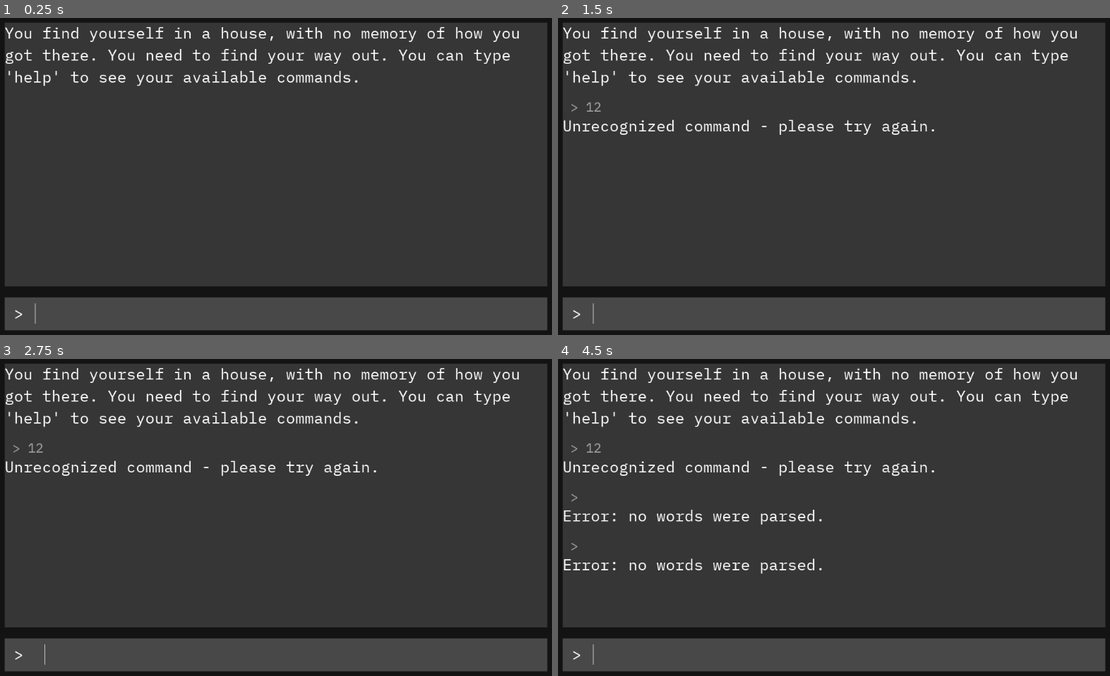
Above: before the commit, frames 1-4 (two rows, left to right).
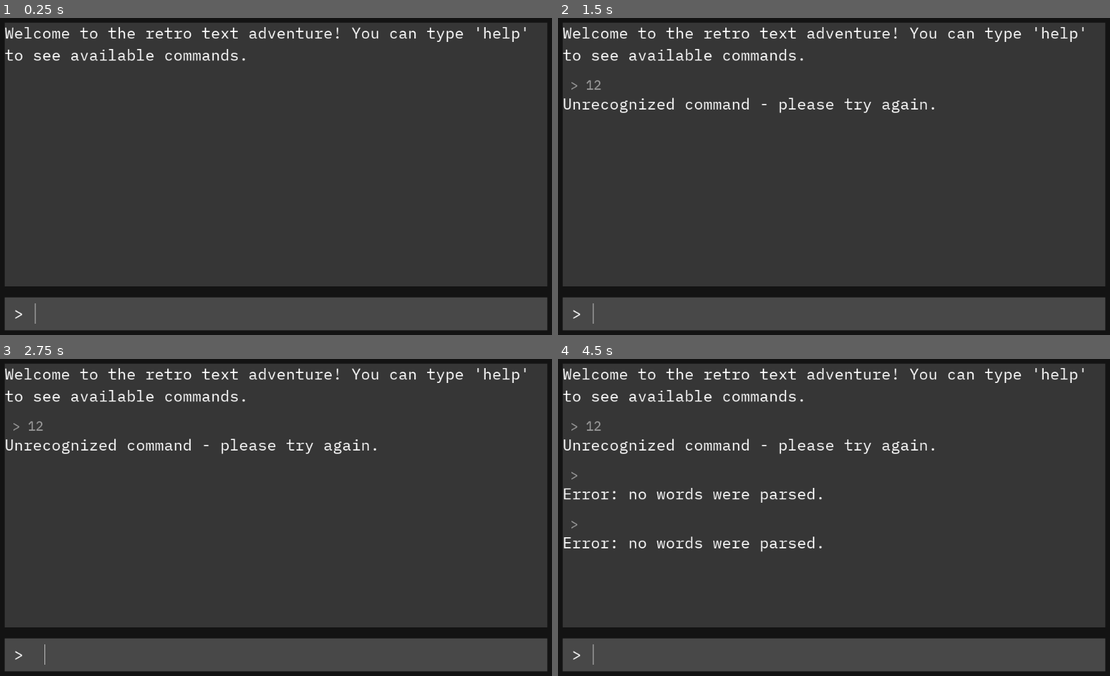
Above: after the commit, the same moments.

Repository: josephmbustamante/godot-text-adventure-tutorial
Game: Godot game, scene res://Game.tscn
Same seed, same stepped clock (60 frames per second), same inputs: the game is played once before the commit and once after it.
Inputs (mouse positions are in pixels of both pictures, inside the frame that each line leads up to):
- Up to frame 1 (0.25 s): no input
- Up to frame 2 (1.5 s): click (850, 312) at 0.52 s; type "12" at 0.6 s; tap Enter at 1.25 s
- Up to frame 3 (2.75 s): tap Space at 2 s
- Up to frame 4 (4.5 s): tap Enter at 2.75, 4.25 s; tap Space at 3.5 s

The runs differ from the first frame. In frame 1, 3.0% of the frame differs, in the area x 0-96%, y 2-22%; in frame 2, 4.6%; in frame 3, 4.6%; in frame 4, 6.6%, in the area x 0-96%, y 2-68%.
Error after the commit: Parse Error: The class "Room" shadows a native class. (res://Room.gd:2)

Commit message:
Add rooms and exits to move between (part #7 and #8)

Diff:
--- a/CommandProcessor.gd
+++ b/CommandProcessor.gd
@@ -1,4 +1,11 @@
 extends Node
+
+
+var current_room = null
+
+
+func initialize(starting_room) -> String:
+	return change_room(starting_room)
 
 
 func process_command(input: String) -> String:
@@ -24,8 +31,22 @@
 	if second_word == "":
 		return "Go where?"
 
-	return "You go %s" % second_word
+	if current_room.exits.keys().has(second_word):
+		var change_response = change_room(current_room.exits[second_word])
+		return PoolStringArray(["You go %s." % second_word, change_response]).join("\n")
+	else:
+		return "This room has no exit in that direction!"
 
 
 func help() -> String:
 	return "You can use these commands: go [location], help"
+
+
+func change_room(new_room: Room) -> String:
+	current_room = new_room
+	var exit_string = PoolStringArray(new_room.exits.keys()).join(" ")
+	var strings = PoolStringArray([
+		"You are now in: " + new_room.room_name + ". It is " + new_room.room_description,
+		"Exits: " + exit_string
+	]).join("\n")
+	return strings
--- a/Game.gd
+++ b/Game.gd
@@ -12,14 +12,17 @@
 onready var history_rows = $Background/MarginContainer/Rows/GameInfo/Scroll/HistoryRows
 onready var scroll = $Background/MarginContainer/Rows/GameInfo/Scroll
 onready var scrollbar = scroll.get_v_scrollbar()
+onready var room_manager = $RoomManager
 
 
 func _ready() -> void:
 	scrollbar.connect("changed", self, "handle_scrollbar_changed")
 	max_scroll_length = scrollbar.max_value
-	var starting_message = Response.instance()
-	starting_message.text = "You find yourself in a house, with no memory of how you got there. You need to find your way out. You can type 'help' to see your available commands."
-	add_response_to_game(starting_message)
+
+	create_response("Welcome to the retro text adventure! You can type 'help' to see available commands.")
+
+	var starting_room_response = command_processor.initialize(room_manager.get_child(0))
+	create_response(starting_room_response)
 
 
 func handle_scrollbar_changed():
@@ -38,6 +41,12 @@
 	add_response_to_game(input_response)
 
 
+func create_response(response_text: String):
+	var response = Response.instance()
+	response.text = response_text
+	add_response_to_game(response)
+
+
 func add_response_to_game(response: Control):
 	history_rows.add_child(response)
 	delete_history_beyond_limit()
--- a/Game.tscn
+++ b/Game.tscn
@@ -1,9 +1,11 @@
-[gd_scene load_steps=10 format=2]
+[gd_scene load_steps=12 format=2]
 
 [ext_resource path="res://Input.gd" type="Script" id=1]
 [ext_resource path="res://fonts/plex_mono_28.tres" type="DynamicFont" id=2]
 [ext_resource path="res://Game.gd" type="Script" id=3]
 [ext_resource path="res://CommandProcessor.gd" type="Script" id=4]
+[ext_resource path="res://Room.tscn" type="PackedScene" id=5]
+[ext_resource path="res://RoomManager.gd" type="Script" id=6]
 
 [sub_resource type="StyleBoxFlat" id=1]
 bg_color = Color( 0.0784314, 0.0784314, 0.0784314, 1 )
@@ -28,6 +30,25 @@
 
 [node name="CommandProcessor" type="Node" parent="."]
 script = ExtResource( 4 )
+
+[node name="RoomManager" type="Node" parent="."]
+script = ExtResource( 6 )
+
+[node name="HouseRoom" parent="RoomManager" instance=ExtResource( 5 )]
+margin_left = 90.9979
+margin_top = -377.506
+margin_right = 340.998
+margin_bottom = -177.506
+room_name = "a house"
+room_description = "a random house that you do not recognize."
+
+[node name="OutsideRoom" parent="RoomManager" instance=ExtResource( 5 )]
+margin_left = 423.456
+margin_top = -373.903
+margin_right = 673.456
+margin_bottom = -173.903
+room_name = "outside"
+room_description = "outside in the village."
 
 [node name="Background" type="PanelContainer" parent="."]
 anchor_right = 1.0
--- /dev/null
+++ b/Room.gd
@@ -0,0 +1,26 @@
+extends PanelContainer
+class_name Room
+
+
+export (String) var room_name = "Room Name"
+export (String) var room_description = "This is the description of the room."
+
+var exits: Dictionary = {}
+
+
+func connect_exit(direction: String, room):
+	match direction:
+		"west":
+			exits[direction] = room
+			room.exits["east"] = self
+		"east":
+			exits[direction] = room
+			room.exits["west"] = self
+		"north":
+			exits[direction] = room
+			room.exits["south"] = self
+		"south":
+			exits[direction] = room
+			room.exits["north"] = self
+		_:
+			printerr("Tried to connect invalid direction: %s", direction)
--- /dev/null
+++ b/Room.tscn
@@ -0,0 +1,39 @@
+[gd_scene load_steps=4 format=2]
+
+[ext_resource path="res://fonts/plex_mono_24.tres" type="DynamicFont" id=1]
+[ext_resource path="res://fonts/plex_mono_16.tres" type="DynamicFont" id=2]
+[ext_resource path="res://Room.gd" type="Script" id=3]
+
+[node name="Room" type="PanelContainer"]
+margin_right = 250.0
+margin_bottom = 200.0
+rect_min_size = Vector2( 250, 200 )
+script = ExtResource( 3 )
+__meta__ = {
+"_edit_use_anchors_": false
+}
+
+[node name="MarginContainer" type="MarginContainer" parent="."]
+margin_left = 7.0
+margin_top = 7.0
+margin_right = 243.0
+margin_bottom = 193.0
+
+[node name="Rows" type="VBoxContainer" parent="MarginContainer"]
+margin_right = 236.0
+margin_bottom = 186.0
+
+[node name="RoomName" type="Label" parent="MarginContainer/Rows"]
+margin_right = 236.0
+margin_bottom = 32.0
+custom_fonts/font = ExtResource( 1 )
+text = "Room Name"
+align = 1
+
+[node name="RoomDescription" type="Label" parent="MarginContainer/Rows"]
+margin_top = 36.0
+margin_right = 236.0
+margin_bottom = 83.0
+custom_fonts/font = ExtResource( 2 )
+text = "This is the description of the room."
+autowrap = true
--- /dev/null
+++ b/RoomManager.gd
@@ -0,0 +1,5 @@
+extends Node
+
+
+func _ready() -> void:
+	$HouseRoom.connect_exit("east", $OutsideRoom)
--- a/project.godot
+++ b/project.godot
@@ -8,9 +8,14 @@
 
 config_version=4
 
-_global_script_classes=[  ]
+_global_script_classes=[ {
+"base": "PanelContainer",
+"class": "Room",
+"language": "GDScript",
+"path": "res://Room.gd"
+} ]
 _global_script_class_icons={
-
+"Room": ""
 }
 
 [application]
